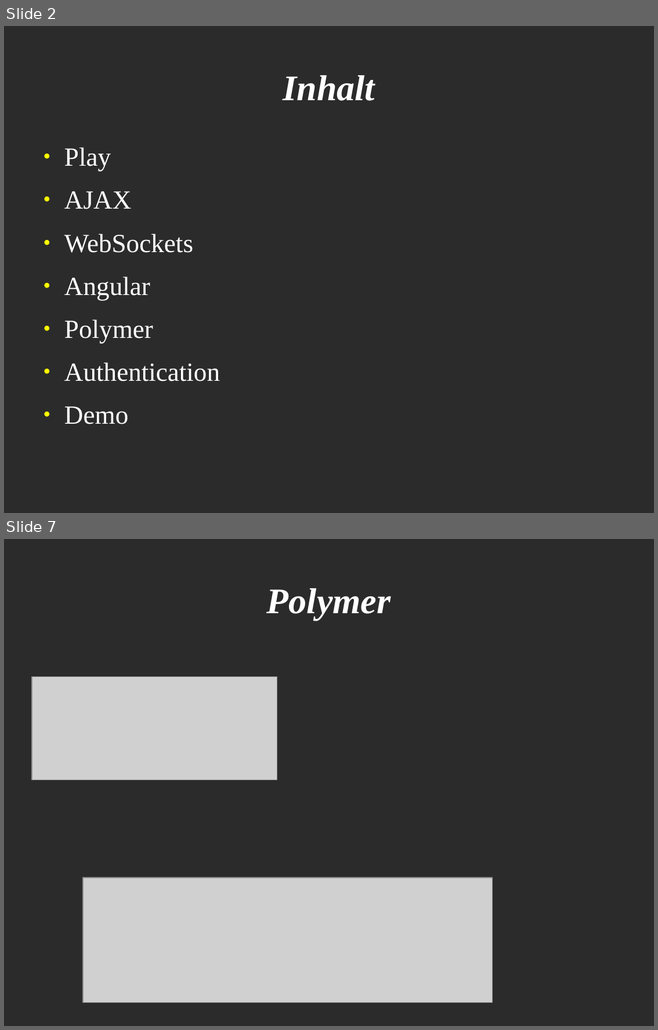
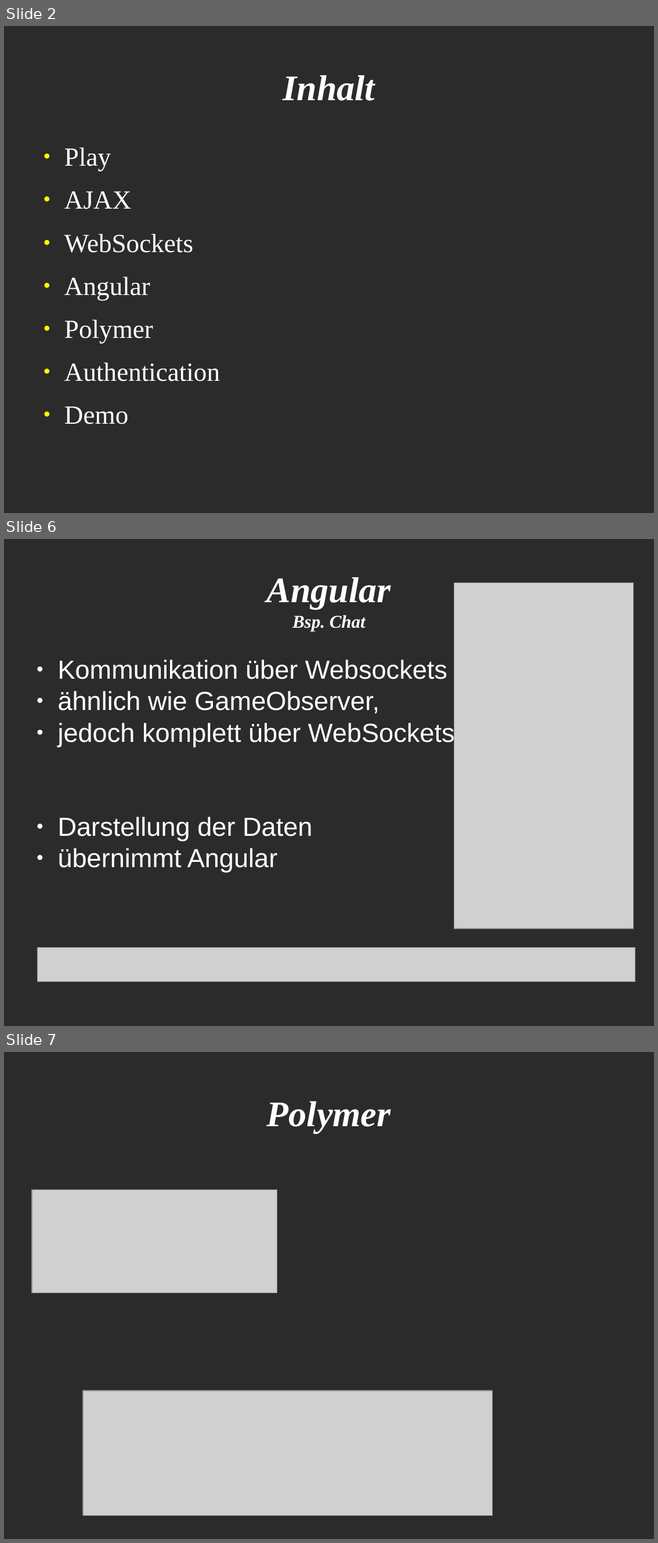
Before and after one commit to CytheY/paju-mensch_wui, a slide deck: webtech.odp. Shown one above the other, each under a label of ours: slides 2 and 7 before the commit, slides 2, 6 and 7 after it; the slides between them are not shown. The pictures are 658x1030 and 658x1543 pixels, drawn with LibreOffice and Linux fonts; fonts in the diff are those of the drawing; grey boxes stand for pictures; background and template pictures are left out; a plain dark background stands for a picture behind light text. Boxes give left, top, right and bottom in pixels: in the first picture for what was removed or moved away, otherwise in the second. Text is boxed around its words. In the diff, an @@ line names an element or a change of style, - is before the commit and + after.

```diff
--- a/webtech.odp
+++ b/webtech.odp
@@ slide 6 added at [4, 539, 654, 1026], background picture (left out) @@
@@ title added at [267, 577, 391, 631], 22 pt, text #FFFFFF, bold, italic @@
+Angular
+Bsp. Chat
@@ picture added at [454, 583, 633, 929] @@
@@ subtitle added at [58, 660, 455, 873], 32 pt, text #FFFFFF @@
+● Kommunikation über Websockets
+● ähnlich wie GameObserver,
+● jedoch komplett über WebSockets
+● Darstellung der Daten
+● übernimmt Angular
@@ picture added at [37, 947, 635, 982] @@
```
Also in this commit, not shown: 1 slide changed, 2 other slides added, 3 slides removed.
